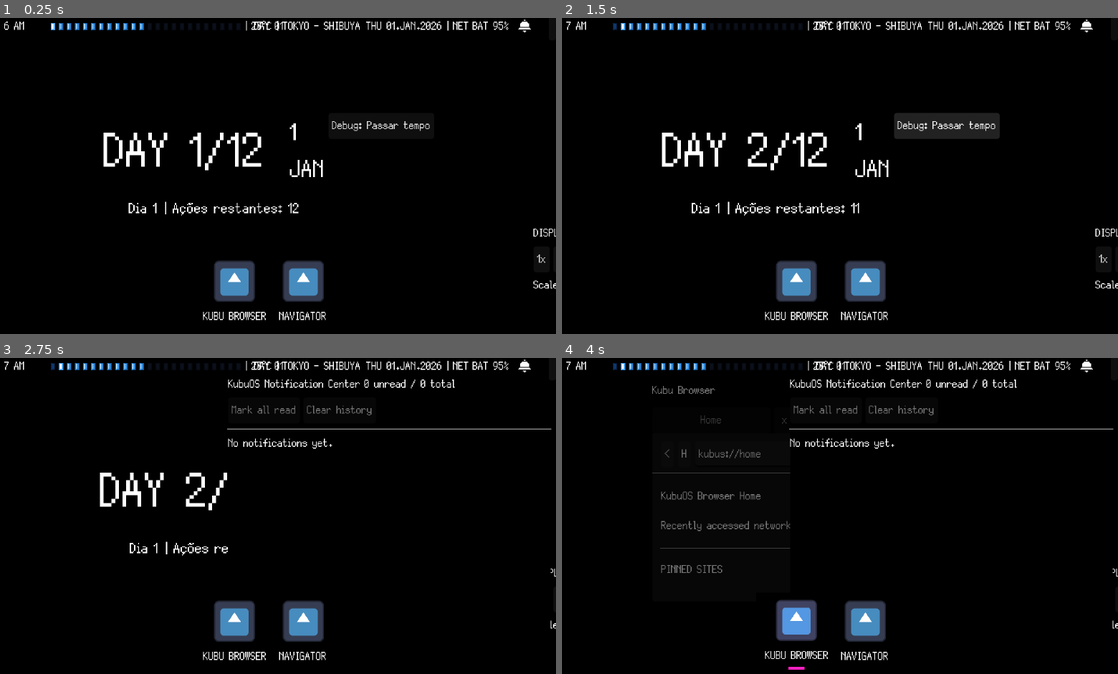
Above: before the commit, frames 1-4 (two rows, left to right).
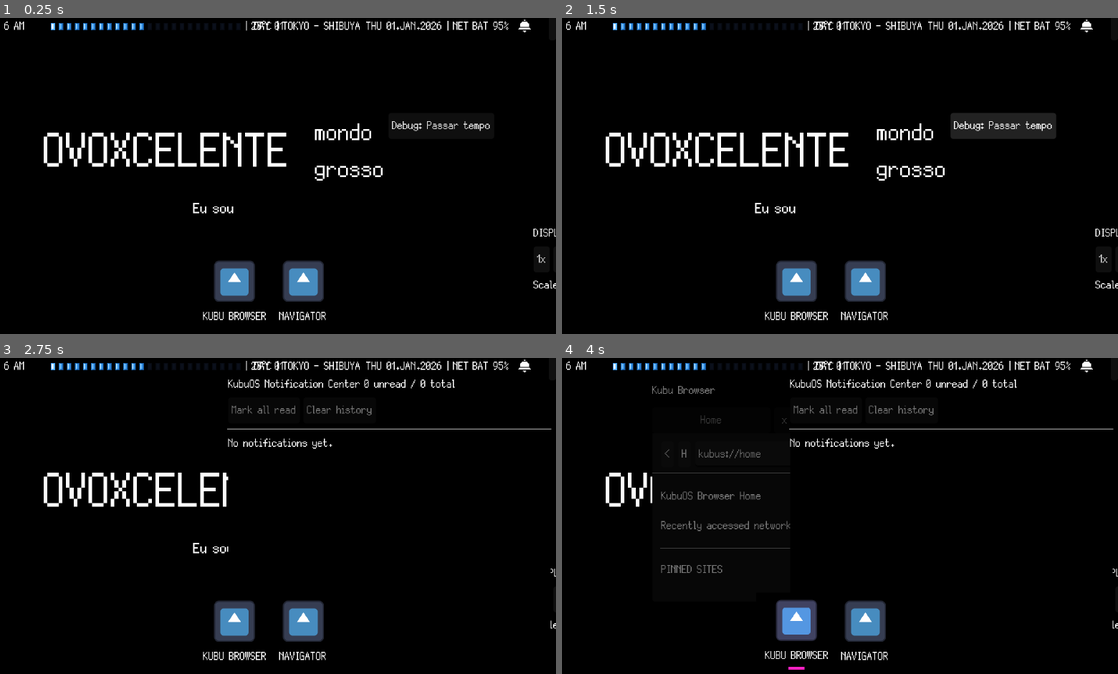
Above: after the commit, the same moments.

Repository: GYU-GAZE/NULL-NETWORK
Game: Godot game, scene res://core/main.tscn
Two runs of this game, one before a commit and one after it. Both use one fixed random seed, a clock stepped at 60 frames per second and the inputs below. The engine's default icon, where the game draws it, is replaced by a stand-in: a white triangle on a blue panel in a dark square.
Inputs (mouse positions are in pixels of both pictures, inside the frame that each line leads up to):
- Up to frame 1 (0.25 s): no input
- Up to frame 2 (1.5 s): click "1x" at 0.5 s; click "Debug: Passar tempo" at 1.25 s
- Up to frame 3 (2.75 s): click (522, 364) at 2 s
- Up to frame 4 (4 s): click (795, 620) at 2.77 s; click "□" at 3.5 s

The runs differ from the first frame. In frame 1, 3.3% of the frame differs, in the area x 7-89%, y 32-63%; in frame 2, 4.6%, in the area x 0-89%, y 1-63%; in frame 3, 1.8%; in frame 4, 0.4%.
Error after the commit: Parse Error: Could not find type "ScaleMode" under base "KubuDisplaySettings". (res://systems/desktop/desktop.gd:122)

Commit message:
refactor(display): lock KubuOS presentation to 2x

Diff:
--- a/core/autoloads/kubu_display_setting.gd
+++ b/core/autoloads/kubu_display_setting.gd
@@ -1,13 +1,5 @@
 extends Node
 class_name KubuDisplaySettings
-
-enum ScaleMode {
-	AUTO,
-	SCALE_1X,
-	SCALE_2X,
-	SCALE_3X,
-	SCALE_4X
-}
 
 enum DisplayMode {
 	WINDOWED,
@@ -15,7 +7,6 @@
 	EXCLUSIVE_FULLSCREEN
 }
 
-signal display_scale_changed(scale: int, physical_size: Vector2i)
 signal display_geometry_changed(
 	scale: int,
 	physical_size: Vector2i,
@@ -24,25 +15,16 @@
 )
 
 const CONFIG_PATH: String = "user://display_settings.cfg"
-const MIN_PIXEL_SCALE: int = 1
-const MAX_PIXEL_SCALE: int = 4
-
-@export_category("Defaults")
-@export var default_scale_mode: ScaleMode = ScaleMode.SCALE_2X
+const FIXED_PIXEL_SCALE: int = 2
+
+@export_category("Fixed Pixel Presentation")
 @export var default_display_mode: DisplayMode = DisplayMode.WINDOWED
 @export var default_windowed_size: Vector2i = Vector2i(1280, 720)
-
-@export_category("Windowed Mode")
-@export var minimum_windowed_size: Vector2i = Vector2i(640, 360)
+@export var minimum_windowed_size: Vector2i = Vector2i(960, 540)
 @export var center_window_after_apply: bool = false
 
-@export_category("Automatic Pixel Scale")
-@export var max_auto_scale: int = MAX_PIXEL_SCALE
-@export var minimum_auto_workspace: Vector2i = Vector2i(640, 360)
-
-var current_scale_mode: ScaleMode = ScaleMode.SCALE_2X
 var current_display_mode: DisplayMode = DisplayMode.WINDOWED
-var current_scale: int = 2
+var current_scale: int = FIXED_PIXEL_SCALE
 var current_windowed_size: Vector2i = Vector2i(1280, 720)
 var current_physical_size: Vector2i = Vector2i.ZERO
 var current_logical_size: Vector2i = Vector2i.ZERO
@@ -63,16 +45,6 @@
 	call_deferred("apply_display_settings")
 
 
-func set_scale_mode(mode: ScaleMode) -> void:
-	if mode < 0 or mode >= ScaleMode.size():
-		push_error("KubuDisplaySettings: invalid ScaleMode %s." % mode)
-		return
-
-	current_scale_mode = mode
-	_schedule_save()
-	apply_display_settings()
-
-
 func set_display_mode(mode: DisplayMode) -> void:
 	if mode < 0 or mode >= DisplayMode.size():
 		push_error("KubuDisplaySettings: invalid DisplayMode %s." % mode)
@@ -99,9 +71,10 @@
 		_root_window = get_tree().root
 
 	_is_applying = true
-	current_scale = _resolve_scale()
+	current_scale = FIXED_PIXEL_SCALE
 	_apply_window_mode()
 	_apply_content_scale()
+	_apply_minimum_window_size()
 
 	if current_display_mode == DisplayMode.WINDOWED:
 		var target_size: Vector2i = _sanitize_windowed_size(current_windowed_size)
@@ -116,7 +89,7 @@
 
 
 func get_current_scale() -> int:
-	return current_scale
+	return FIXED_PIXEL_SCALE
 
 
 func get_current_physical_size() -> Vector2i:
@@ -133,10 +106,7 @@
 	if current_logical_size != Vector2i.ZERO:
 		return current_logical_size
 
-	return _calculate_logical_size(
-		get_current_physical_size(),
-		max(MIN_PIXEL_SCALE, current_scale)
-	)
+	return _calculate_logical_size(get_current_physical_size())
 
 
 func get_current_display_mode() -> DisplayMode:
@@ -148,27 +118,32 @@
 		DisplayMode.WINDOWED:
 			_root_window.mode = Window.MODE_WINDOWED
 			_root_window.borderless = false
-
 		DisplayMode.BORDERLESS_FULLSCREEN:
 			_root_window.borderless = true
 			_root_window.mode = Window.MODE_FULLSCREEN
-
 		DisplayMode.EXCLUSIVE_FULLSCREEN:
 			_root_window.borderless = false
 			_root_window.mode = Window.MODE_EXCLUSIVE_FULLSCREEN
 
 
 func _apply_content_scale() -> void:
-	# O KubuOS funciona como uma aplicação de desktop escalável:
-	# a janela define o espaço disponível e content_scale_factor define
-	# quantos pixels físicos cada unidade lógica ocupa.
-	#
-	# CONTENT_SCALE_MODE_DISABLED impede o Godot de preservar um framebuffer
-	# virtual fixo, eliminando letterbox e permitindo que a área útil cresça.
+	## O desktop inteiro opera permanentemente em 2x. A redução para 1x
+	## acontece apenas no conteúdo de cada janela interna.
 	_root_window.content_scale_mode = Window.CONTENT_SCALE_MODE_DISABLED
 	_root_window.content_scale_size = Vector2i.ZERO
-	_root_window.content_scale_factor = float(current_scale)
+	_root_window.content_scale_factor = float(FIXED_PIXEL_SCALE)
 	_root_window.content_scale_stretch = Window.CONTENT_SCALE_STRETCH_INTEGER
+
+
+func _apply_minimum_window_size() -> void:
+	if _root_window == null:
+		return
+
+	if current_display_mode != DisplayMode.WINDOWED:
+		_root_window.min_size = Vector2i.ZERO
+		return
+
+	_root_window.min_size = _sanitize_minimum_window_size(minimum_windowed_size)
 
 
 func _refresh_display_geometry() -> void:
@@ -177,27 +152,24 @@
 	if _root_window == null:
 		return
 
+	current_scale = FIXED_PIXEL_SCALE
 	current_physical_size = _root_window.size
-	current_scale = _resolve_scale()
+	current_logical_size = _calculate_logical_size(current_physical_size)
 	_apply_content_scale()
-	current_logical_size = _calculate_logical_size(
-		current_physical_size,
-		current_scale
-	)
+	_apply_minimum_window_size()
 
 	if current_display_mode == DisplayMode.WINDOWED:
 		current_windowed_size = current_physical_size
 
 	if KubuOSMetrics != null and KubuOSMetrics.has_method("set_display_state"):
 		KubuOSMetrics.set_display_state(
-			current_scale,
+			FIXED_PIXEL_SCALE,
 			current_physical_size,
 			current_logical_size
 		)
 
-	display_scale_changed.emit(current_scale, current_physical_size)
 	display_geometry_changed.emit(
-		current_scale,
+		FIXED_PIXEL_SCALE,
 		current_physical_size,
 		current_logical_size,
 		current_display_mode
@@ -223,64 +195,29 @@
 	_queue_geometry_refresh()
 
 
-func _resolve_scale() -> int:
-	match current_scale_mode:
-		ScaleMode.AUTO:
-			return _get_best_auto_scale_for_current_screen()
-		ScaleMode.SCALE_1X:
-			return 1
-		ScaleMode.SCALE_2X:
-			return 2
-		ScaleMode.SCALE_3X:
-			return 3
-		ScaleMode.SCALE_4X:
-			return 4
-
-	return 2
-
-
-func _get_best_auto_scale_for_current_screen() -> int:
-	# AUTO representa a densidade recomendada para o monitor, não uma reação
-	# ao tamanho atual da janela. Assim, redimensionar a janela aumenta ou
-	# reduz o workspace sem consumir o espaço novo trocando de escala.
+func _calculate_logical_size(physical_size: Vector2i) -> Vector2i:
+	return Vector2i(
+		max(1, physical_size.x / FIXED_PIXEL_SCALE),
+		max(1, physical_size.y / FIXED_PIXEL_SCALE)
+	)
+
+
+func _sanitize_minimum_window_size(requested_size: Vector2i) -> Vector2i:
 	var screen_index: int = DisplayServer.window_get_current_screen()
 	var usable_rect: Rect2i = DisplayServer.screen_get_usable_rect(screen_index)
-	var available_physical_size: Vector2i = usable_rect.size
-	var upper_bound: int = clampi(
-		max_auto_scale,
-		MIN_PIXEL_SCALE,
-		MAX_PIXEL_SCALE
-	)
-	var best_scale: int = MIN_PIXEL_SCALE
-
-	for candidate_scale in range(MIN_PIXEL_SCALE, upper_bound + 1):
-		var candidate_workspace: Vector2i = _calculate_logical_size(
-			available_physical_size,
-			candidate_scale
-		)
-
-		if (
-			candidate_workspace.x >= minimum_auto_workspace.x
-			and candidate_workspace.y >= minimum_auto_workspace.y
-		):
-			best_scale = candidate_scale
-
-	return best_scale
-
-
-func _calculate_logical_size(physical_size: Vector2i, scale: int) -> Vector2i:
-	var safe_scale: int = max(MIN_PIXEL_SCALE, scale)
 
 	return Vector2i(
-		max(1, physical_size.x / safe_scale),
-		max(1, physical_size.y / safe_scale)
+		min(max(1, requested_size.x), max(1, usable_rect.size.x)),
+		min(max(1, requested_size.y), max(1, usable_rect.size.y))
 	)
 
 
 func _sanitize_windowed_size(requested_size: Vector2i) -> Vector2i:
+	var minimum_size: Vector2i = _sanitize_minimum_window_size(minimum_windowed_size)
+
 	return Vector2i(
-		max(minimum_windowed_size.x, requested_size.x),
-		max(minimum_windowed_size.y, requested_size.y)
+		max(minimum_size.x, requested_size.x),
+		max(minimum_size.y, requested_size.y)
 	)
 
 
@@ -294,24 +231,16 @@
 
 
 func _load_settings() -> void:
-	current_scale_mode = default_scale_mode
 	current_display_mode = default_display_mode
-	current_windowed_size = _sanitize_windowed_size(default_windowed_size)
+	current_scale = FIXED_PIXEL_SCALE
+	current_windowed_size = default_windowed_size
 
 	var config := ConfigFile.new()
 	var err: Error = config.load(CONFIG_PATH)
 
 	if err != OK:
-		return
-
-	var saved_scale_mode: int = int(config.get_value(
-		"display",
-		"scale_mode",
-		int(default_scale_mode)
-	))
-
-	if saved_scale_mode >= 0 and saved_scale_mode < ScaleMode.size():
-		current_scale_mode = saved_scale_mode as ScaleMode
+		current_windowed_size = _sanitize_windowed_size(current_windowed_size)
+		return
 
 	var saved_display_mode: int = int(config.get_value(
 		"display",
@@ -348,7 +277,6 @@
 
 func _save_settings() -> void:
 	var config := ConfigFile.new()
-	config.set_value("display", "scale_mode", int(current_scale_mode))
 	config.set_value("display", "display_mode", int(current_display_mode))
 	config.set_value("display", "windowed_size", current_windowed_size)
 
